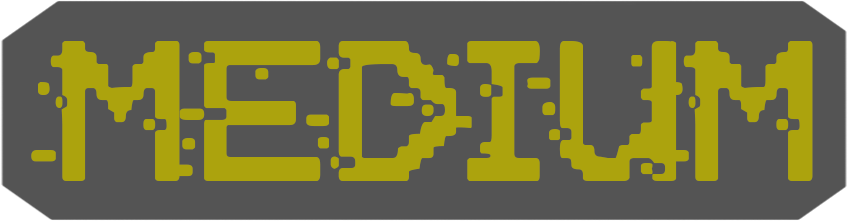
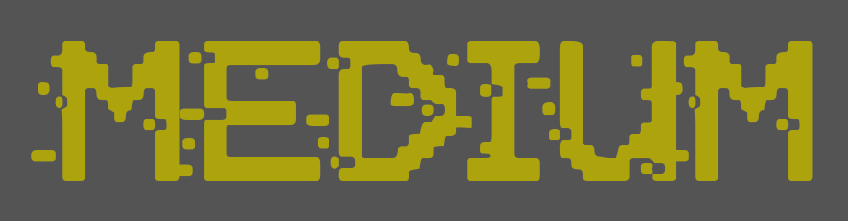
Comparing the layer stacks of the two 848 × 221 images. Changes:
painted on "Button" over box(0, 0, 848, 221)
